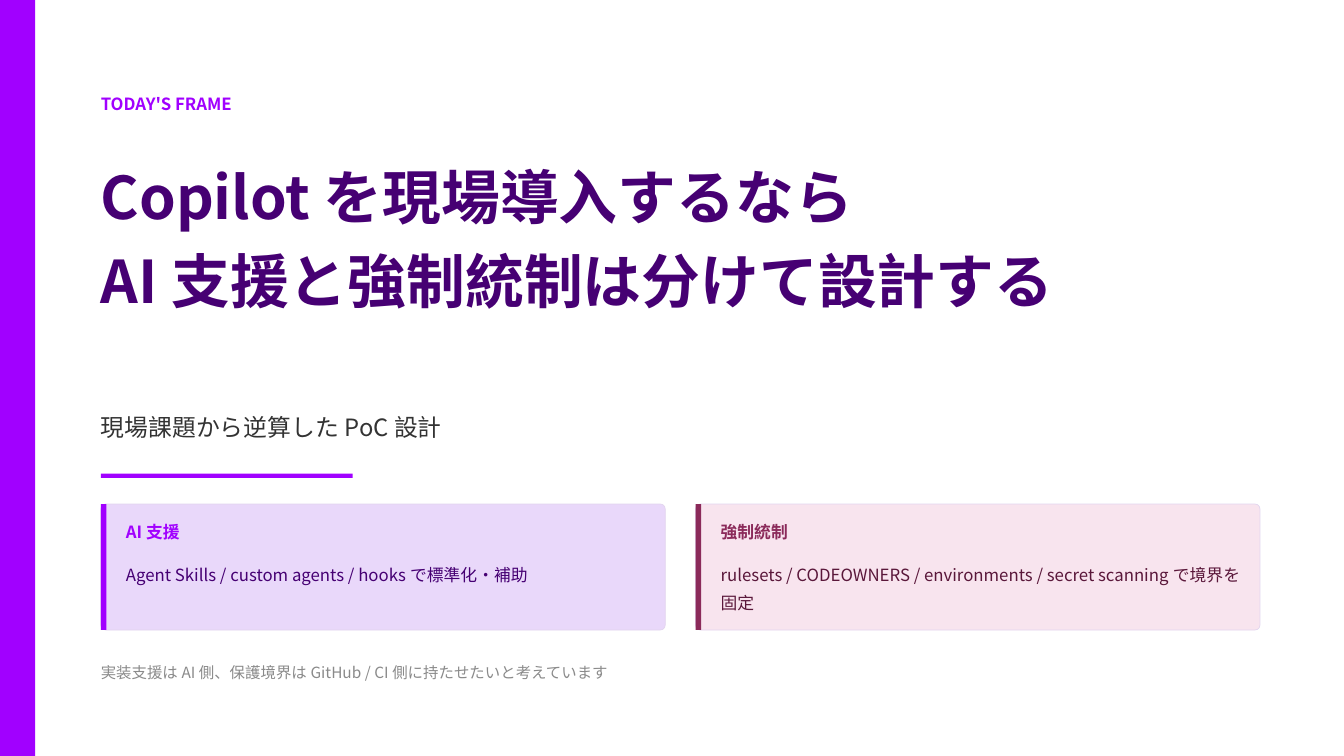
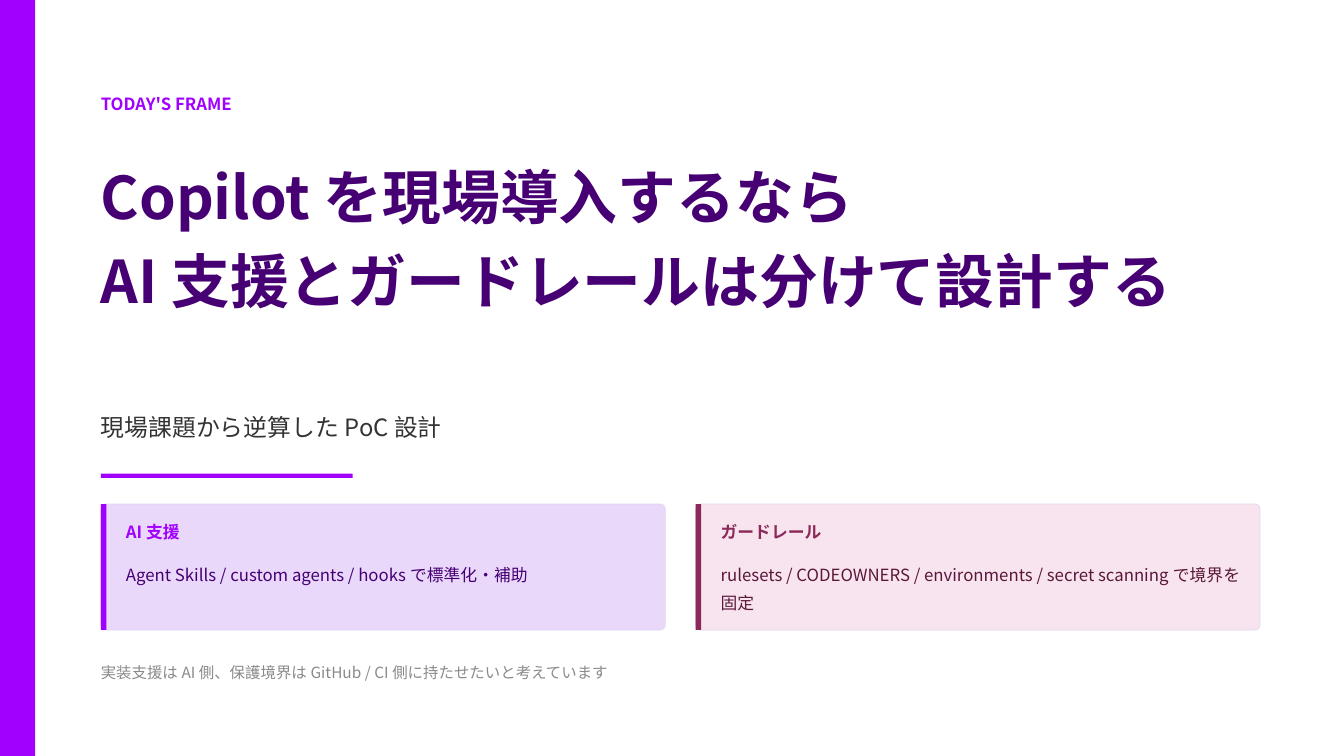
Before and after one commit to tkhjp/github-copilot-exercise, a slide deck: slide 1 of docs/slide/agent_skills_slides_jp.pptx. Drawn at 1344x756 pixels with LibreOffice and Linux fonts; fonts in the diff are those of the drawing. Boxes give left, top, right and bottom in pixels: in the first picture for what was removed or moved away, otherwise in the second. Text is boxed around its words. In the diff, an @@ line names an element or a change of style, - is before the commit and + after.

```diff
--- a/docs/slide/agent_skills_slides_jp.pptx
+++ b/docs/slide/agent_skills_slides_jp.pptx
@@ text at (101,253,1171,309): text changed @@
-AI 支援と強制統制は分けて設計する
+AI 支援とガードレールは分けて設計する
@@ text at (721,524,822,539): text changed @@
-強制統制
+ガードレール
```
Also in this commit, not shown: 3 other slides changed.
